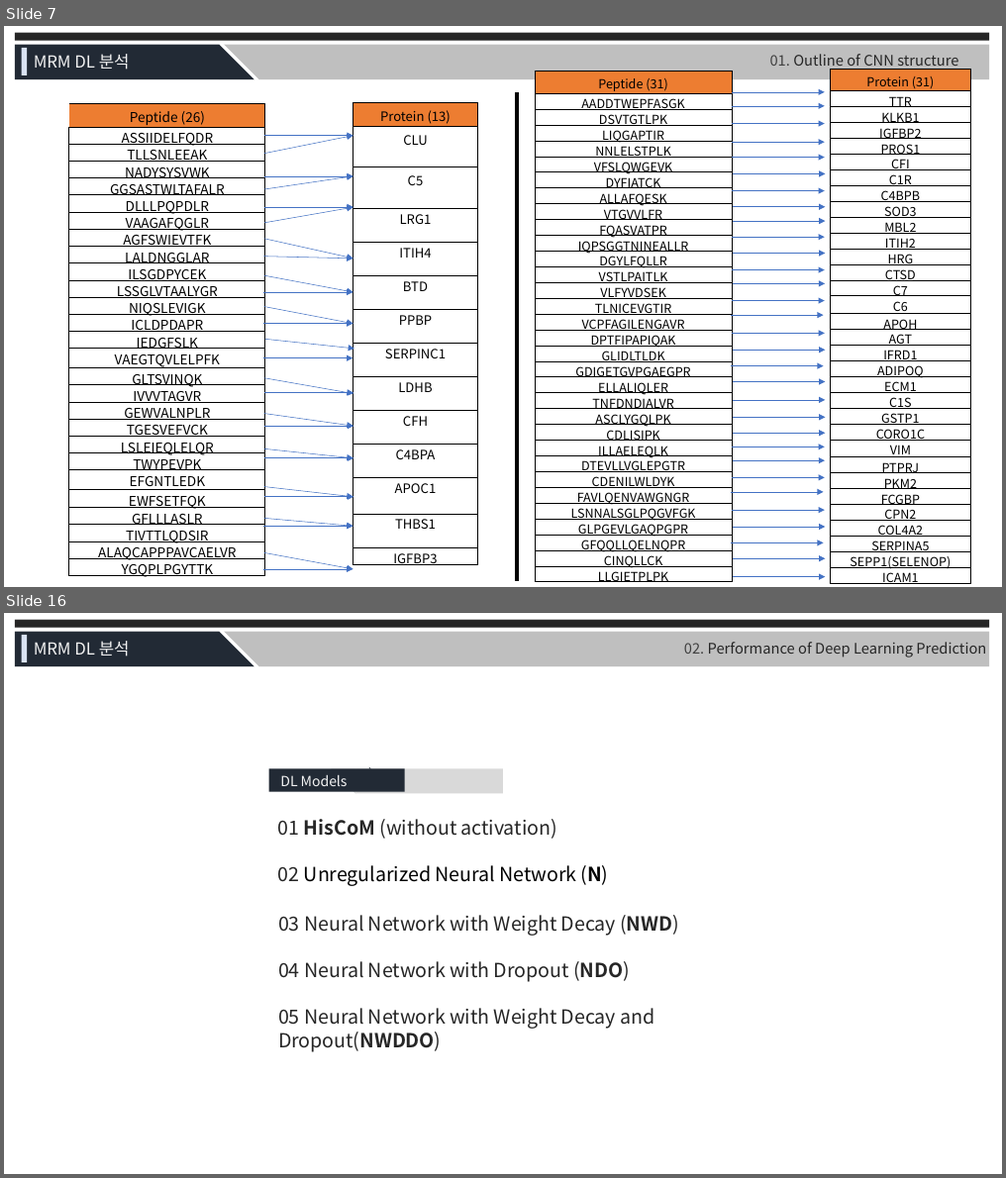
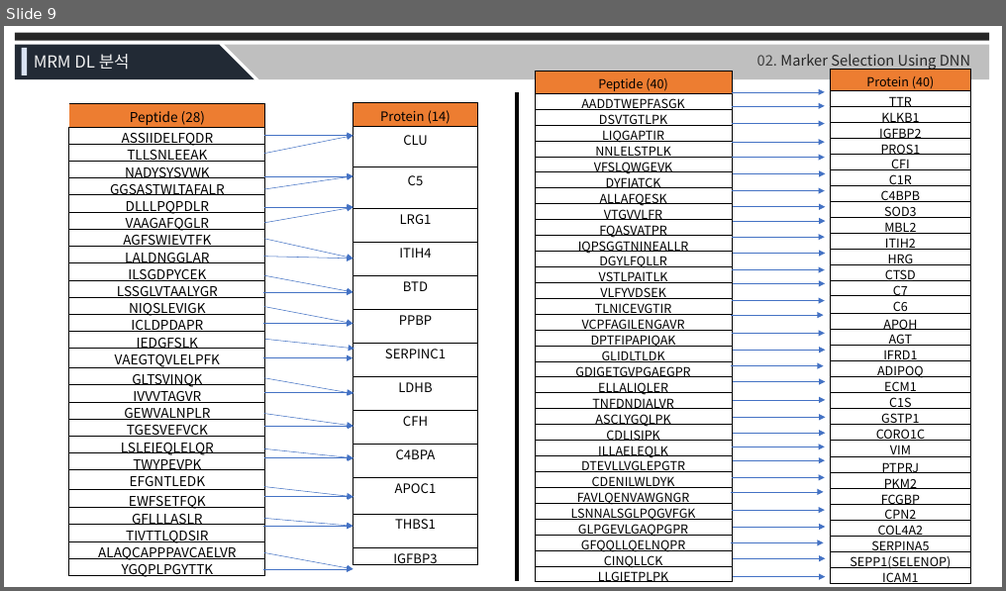
Before and after one commit to JaneeChoi/Biostatistics, a slide deck: MRM/Presentation Slides/MRM_DL_210819.pptx. Shown one above the other, each under a label of ours: slides 7 and 16 before the commit, slide 9 after it; the slides between them are not shown. The pictures are 1006x1178 and 1006x591 pixels, drawn with LibreOffice and Linux fonts; fonts in the diff are those of the drawing. Boxes give left, top, right and bottom in pixels: in the first picture for what was removed or moved away, otherwise in the second. Text is boxed around its words. In the diff, an @@ line names an element or a change of style, - is before the commit and + after.

```diff
--- a/MRM/Presentation Slides/MRM_DL_210819.pptx
+++ b/MRM/Presentation Slides/MRM_DL_210819.pptx
@@ slide 16 removed at (x1=4, y1=613, x2=1002, y2=1174), background #FFFFFF @@
@@ rectangle removed at (x1=15, y1=620, x2=989, y2=627) @@
@@ rectangle removed at (x1=15, y1=632, x2=219, y2=666) @@
@@ rectangle removed at (x1=21, y1=635, x2=27, y2=663) @@
@@ text removed at (x1=34, y1=641, x2=130, y2=657) @@
-MRM DL 분석
@@ right triangle removed at (x1=219, y1=632, x2=254, y2=666) @@
@@ right triangle removed at (x1=224, y1=632, x2=259, y2=666) @@
@@ rectangle removed at (x1=259, y1=632, x2=989, y2=666) @@
@@ text removed at (x1=684, y1=642, x2=986, y2=658) @@
-02. Performance of Deep Learning Prediction
@@ rectangle removed at (x1=269, y1=768, x2=405, y2=792) @@
@@ text removed at (x1=280, y1=775, x2=348, y2=786) @@
-DL Models
@@ right triangle removed at (x1=331, y1=769, x2=355, y2=794) @@
@@ rectangle removed at (x1=355, y1=768, x2=503, y2=793) @@
@@ right triangle removed at (x1=369, y1=767, x2=393, y2=792) @@
@@ text removed at (x1=278, y1=819, x2=609, y2=886) @@
-01 HisCoM (without activation)
-02 Unregularized Neural Network (N)
@@ text removed at (x1=278, y1=915, x2=679, y2=1053) @@
-03 Neural Network with Weight Decay (NWD)
-04 Neural Network with Dropout (NDO)
-05 Neural Network with Weight Decay and Dropout(NWDDO)
@@ what was slide 7 is now slide 9 @@
@@ slide 9 changed as well @@
@@ text at (x1=757, y1=54, x2=970, y2=70): text changed @@
-01. Outline of CNN structure
+02. Marker Selection Using DNN
@@ table at (x1=535, y1=71, x2=733, y2=586) @@
-row 1, column 1: Peptide (31)
+row 1, column 1: Peptide (40)
@@ table at (x1=831, y1=69, x2=970, y2=587) @@
-row 1, column 1: Protein (31)
+row 1, column 1: Protein (40)
@@ table at (x1=352, y1=102, x2=477, y2=570) @@
-row 1, column 1: Protein (13)
+row 1, column 1: Protein (14)
```
Also in this commit, not shown: 9 other slides changed, 5 slides added, 11 other slides removed, 7 other files.
